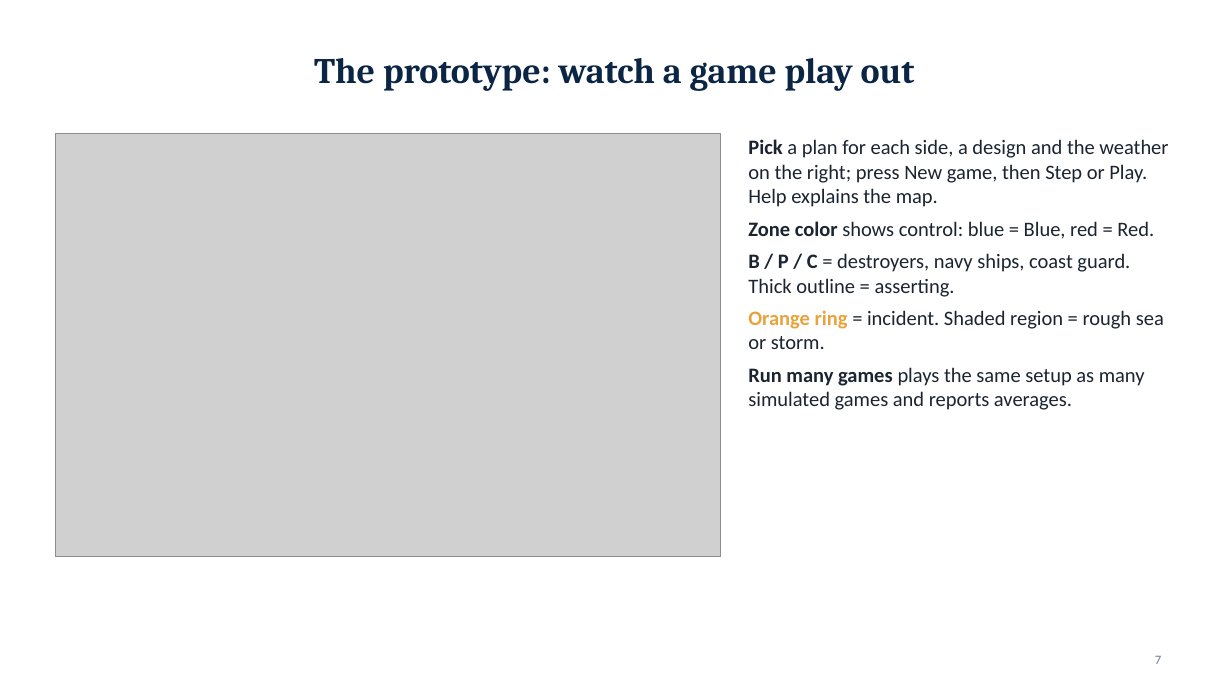
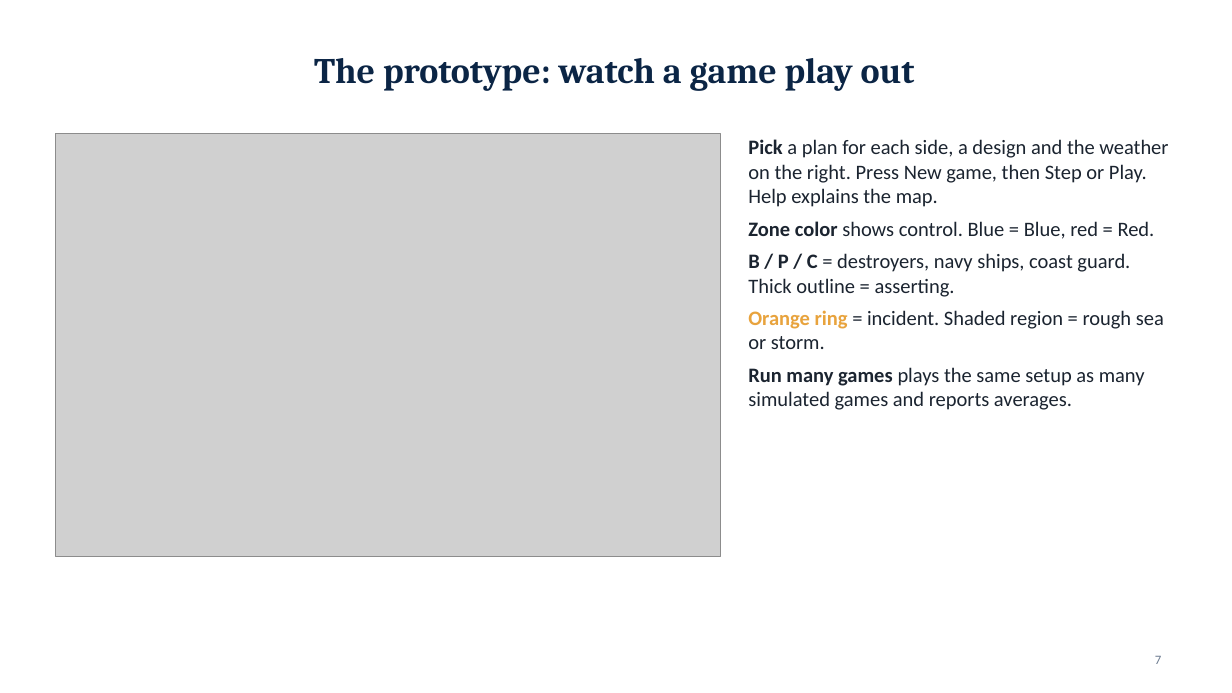
Before and after one commit to draggin-anchor/6.S974-Wargaming-Term-Project, a slide deck: slide 7 of deliverables/02-workshop1-slides.pptx. Drawn at 1232x693 pixels with LibreOffice and Linux fonts; fonts in the diff are those of the drawing; grey boxes stand for pictures. Boxes give left, top, right and bottom in pixels: in the first picture for what was removed or moved away, otherwise in the second. Text is boxed around its words. In the diff, an @@ line names an element or a change of style, - is before the commit and + after.

```diff
--- a/deliverables/02-workshop1-slides.pptx
+++ b/deliverables/02-workshop1-slides.pptx
@@ text at (x1=748, y1=139, x2=1168, y2=239): text changed @@
-• Pick a plan for each side, a design and the weather on the right; press New game, then Step or Play. Help explains the map.
-• Zone color shows control: blue = Blue, red = Red.
+• Pick a plan for each side, a design and the weather on the right. Press New game, then Step or Play. Help explains the map.
+• Zone color shows control. Blue = Blue, red = Red.
```
Also in this commit, not shown: 8 other slides changed, 2 other files.
